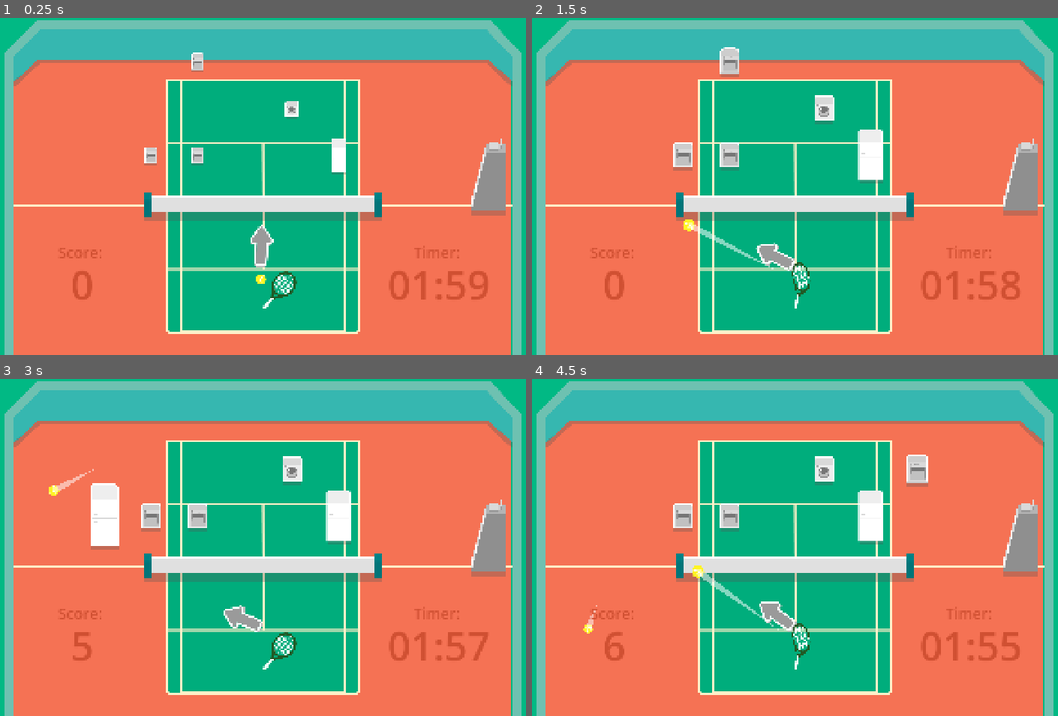
Above: before the commit, frames 1-4 (two rows, left to right).
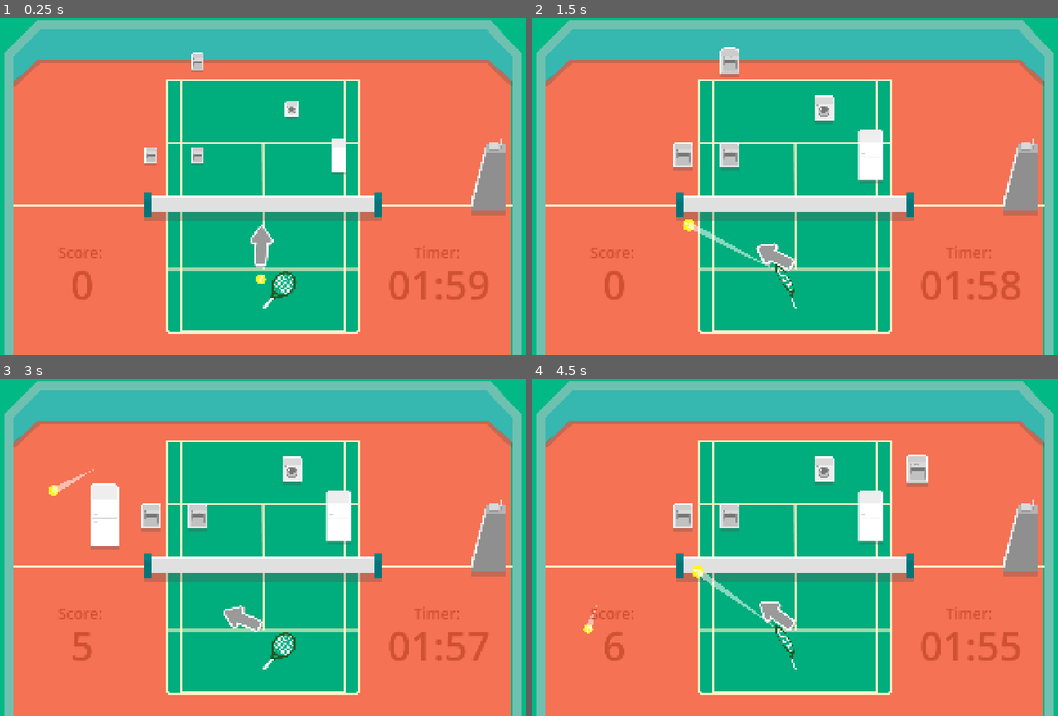
Above: after the commit, the same moments.

Repository: VeryKoolGames/ace_electromenager
Game: Godot game, scene res://Assets/Scenes/Main/main.tscn
Same seed, same stepped clock (60 frames per second), same inputs: the game is played once before the commit and once after it. The engine's default icon, where the game draws it, is replaced by a stand-in: a white triangle on a blue panel in a dark square.
Inputs (mouse positions are in pixels of both pictures, inside the frame that each line leads up to):
- Up to frame 1 (0.25 s): no input
- Up to frame 2 (1.5 s): move the mouse to (926, 169) at 0.52 s; press the mouse at (926, 169) at 0.53 s; move the mouse to (674, 203) at 1.27 s; release the mouse at (674, 203) at 1.28 s; click (674, 203) at 1.35 s
- Up to frame 3 (3 s): move the mouse to (320, 473) at 2.02 s; press the mouse at (320, 473) at 2.03 s; move the mouse to (231, 614) at 2.77 s; release the mouse at (231, 614) at 2.78 s; click (231, 614) at 2.85 s
- Up to frame 4 (4.5 s): move the mouse to (973, 598) at 3.52 s; press the mouse at (973, 598) at 3.53 s; move the mouse to (616, 496) at 4.27 s; release the mouse at (616, 496) at 4.28 s; click (616, 496) at 4.35 s

The runs differ from the first frame. In frame 1, less than 0.1% of the frame differs, in the area x 51-57%, y 75-82%; in frame 2, 0.3%, in the area x 46-54%, y 72-86%; in frame 3, less than 0.1%; in frame 4, 0.3%.

Commit message:
add rotation

Diff:
--- a/Assets/Scenes/Main/main.tscn
+++ b/Assets/Scenes/Main/main.tscn
@@ -403,7 +403,7 @@
 theme_override_colors/default_color = Color(0.996078, 0.945098, 0.784314, 1)
 theme_override_font_sizes/italics_font_size = 64
 bbcode_enabled = true
-text = "[i]LEADERBOARD[/i]"
+text = "[i]CLASSEMENT[/i]"
 horizontal_alignment = 1
 vertical_alignment = 1
 
--- a/Assets/Scenes/Player/player.tscn
+++ b/Assets/Scenes/Player/player.tscn
@@ -11,6 +11,7 @@
 script = ExtResource("1_3b2lm")
 
 [node name="RaquetteSprite" type="Sprite2D" parent="."]
+z_index = 1
 position = Vector2(9, 18)
 rotation = -0.698132
 scale = Vector2(0.5, 0.5)
--- a/Assets/Scripts/Player/raquette.gd
+++ b/Assets/Scripts/Player/raquette.gd
@@ -12,18 +12,24 @@
 
 	if shot_direction.x < 0:
 		is_facing_right = false
-		rotation_degrees = 40
+		switch_rotation(40)
 	else:
 		is_facing_right = true
-		rotation_degrees = -40
+		switch_rotation(-40)
+
+func switch_rotation(rotation_target: float):
+	var tween = create_tween()
+	tween.tween_property(self, "rotation_degrees", rotation_target, 0.1)
 
 func play_prepare_raquette_shoot_anim() -> void:
 	var target_skew = deg_to_rad(-60) if is_facing_right else deg_to_rad(60)
 	var tween = create_tween()
 	tween.tween_property(self, "skew", target_skew, 0.1)
+	tween.tween_property(self, "scale", scale + Vector2(0.05, 0.0), 0.1)
 
 func play_raquette_shoot_anim() -> void:
 	var target_skew = deg_to_rad(60) if is_facing_right else deg_to_rad(-60)
 	var tween = create_tween()
+	tween.tween_property(self, "scale", Vector2(0.5, 0.5), 0.1)
 	tween.tween_property(self, "skew",target_skew, 0.1)
 	tween.tween_property(self, "skew", deg_to_rad(0), 0.2)
